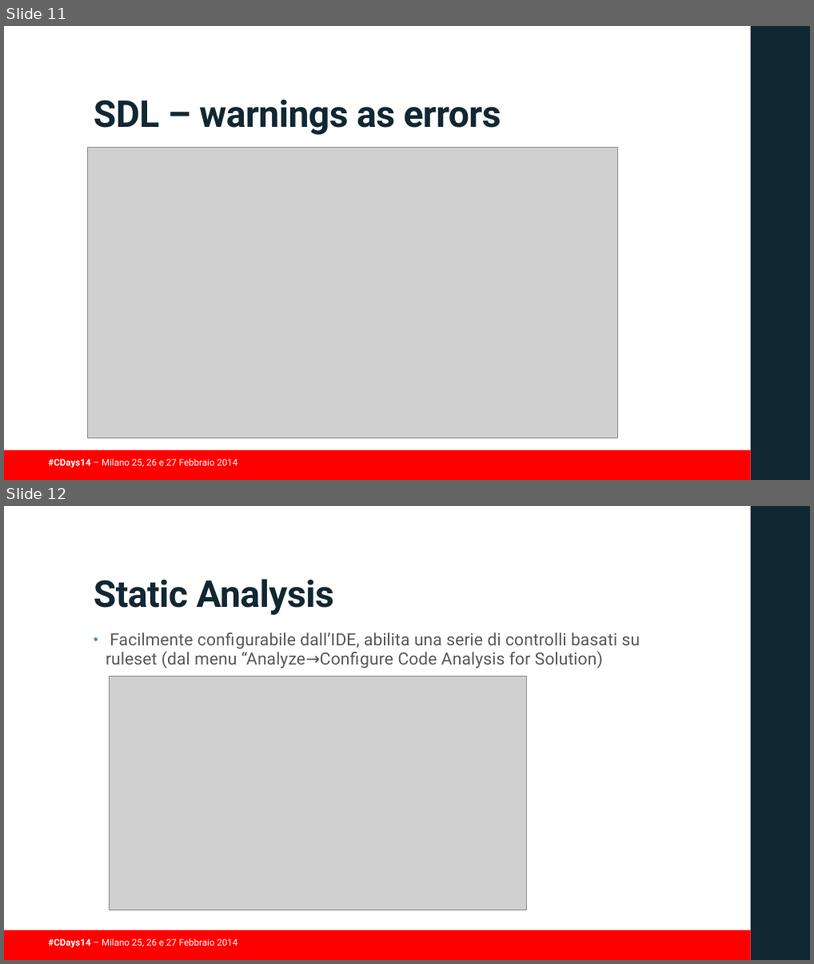
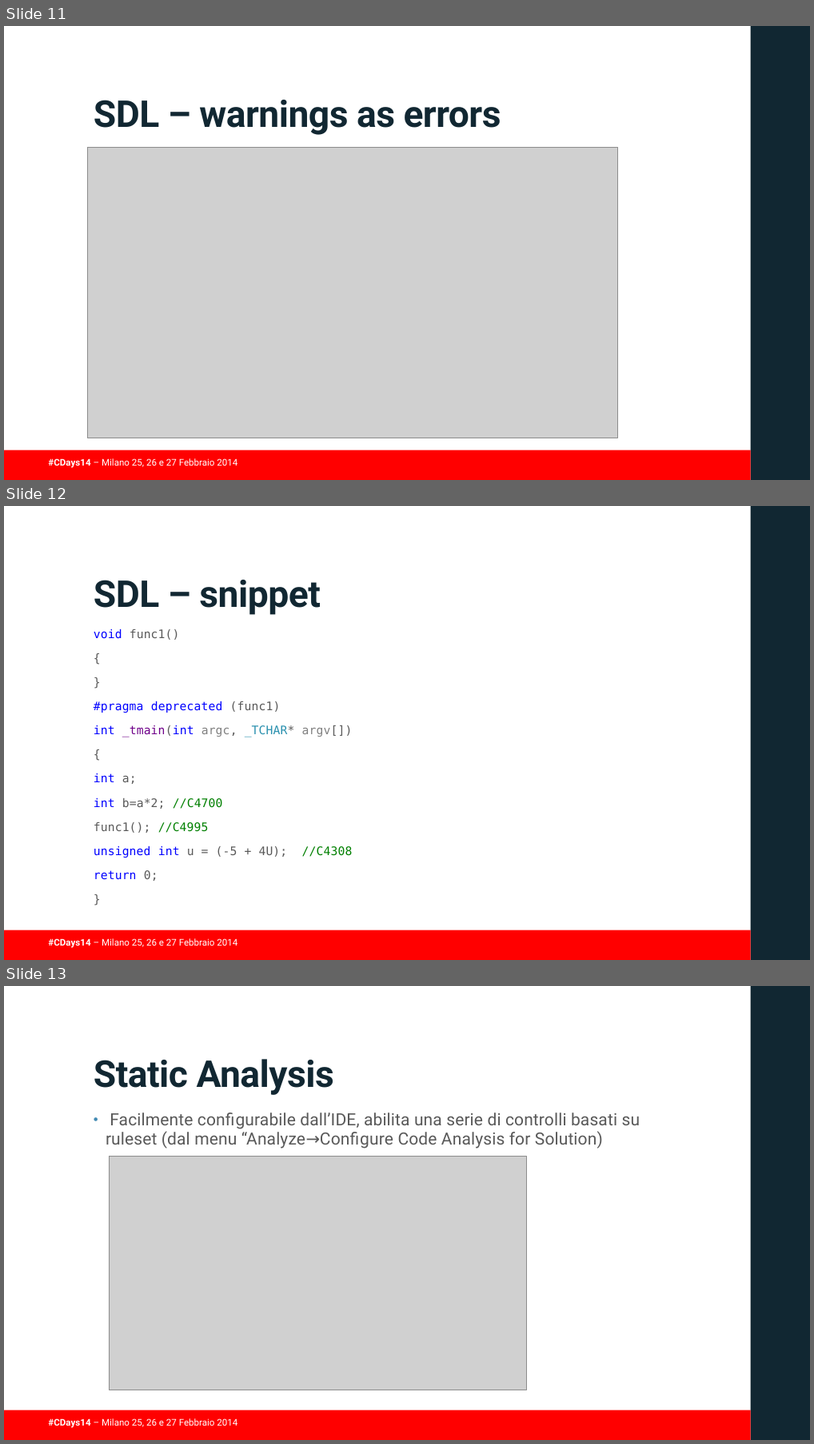
Before and after one commit to guidop/CDays14, a slide deck: presentazioneCDAYS2014.pptx. Shown one above the other, each under a label of ours: slides 11 and 12 before the commit, slides 11, 12 and 13 after it. The pictures are 814x964 and 814x1444 pixels, drawn with LibreOffice and Linux fonts; fonts in the diff are those of the drawing; grey boxes stand for pictures; background and template pictures are left out. Boxes give left, top, right and bottom in pixels: in the first picture for what was removed or moved away, otherwise in the second. Text is boxed around its words. In the diff, an @@ line names an element or a change of style, - is before the commit and + after.

```diff
--- a/presentazioneCDAYS2014.pptx
+++ b/presentazioneCDAYS2014.pptx
@@ slide 12 added at (4, 506, 810, 960), background #FFFFFF; not listed: 3 template elements that a slide beside it also shows @@
@@ title added at (94, 580, 320, 615), 44 pt, text #112732, bold @@
+SDL – snippet
@@ text added at (94, 628, 353, 880), 14 pt, text #595959 @@
+void func1()
+{
+}
+#pragma deprecated (func1)
+int _tmain(int argc, _TCHAR* argv[])
+{
+int a;
+int b=a*2; //C4700
+func1(); //C4995
+unsigned int u = (-5 + 4U); //C4308
+return 0;
+}
@@ what was slide 12 is now slide 13 @@
```
Also in this commit, not shown: 1 slide changed, 9 other slides added.
